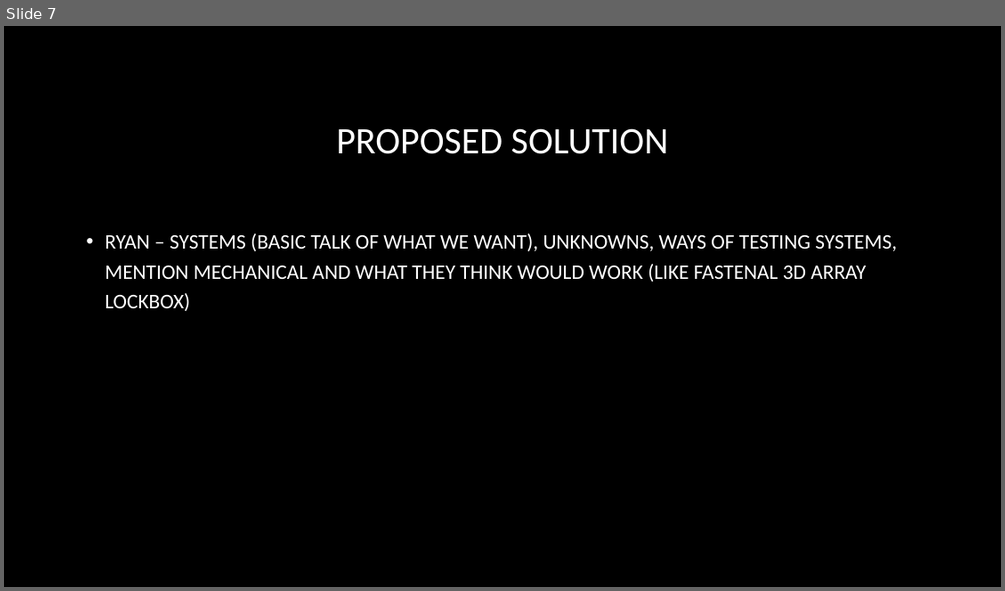
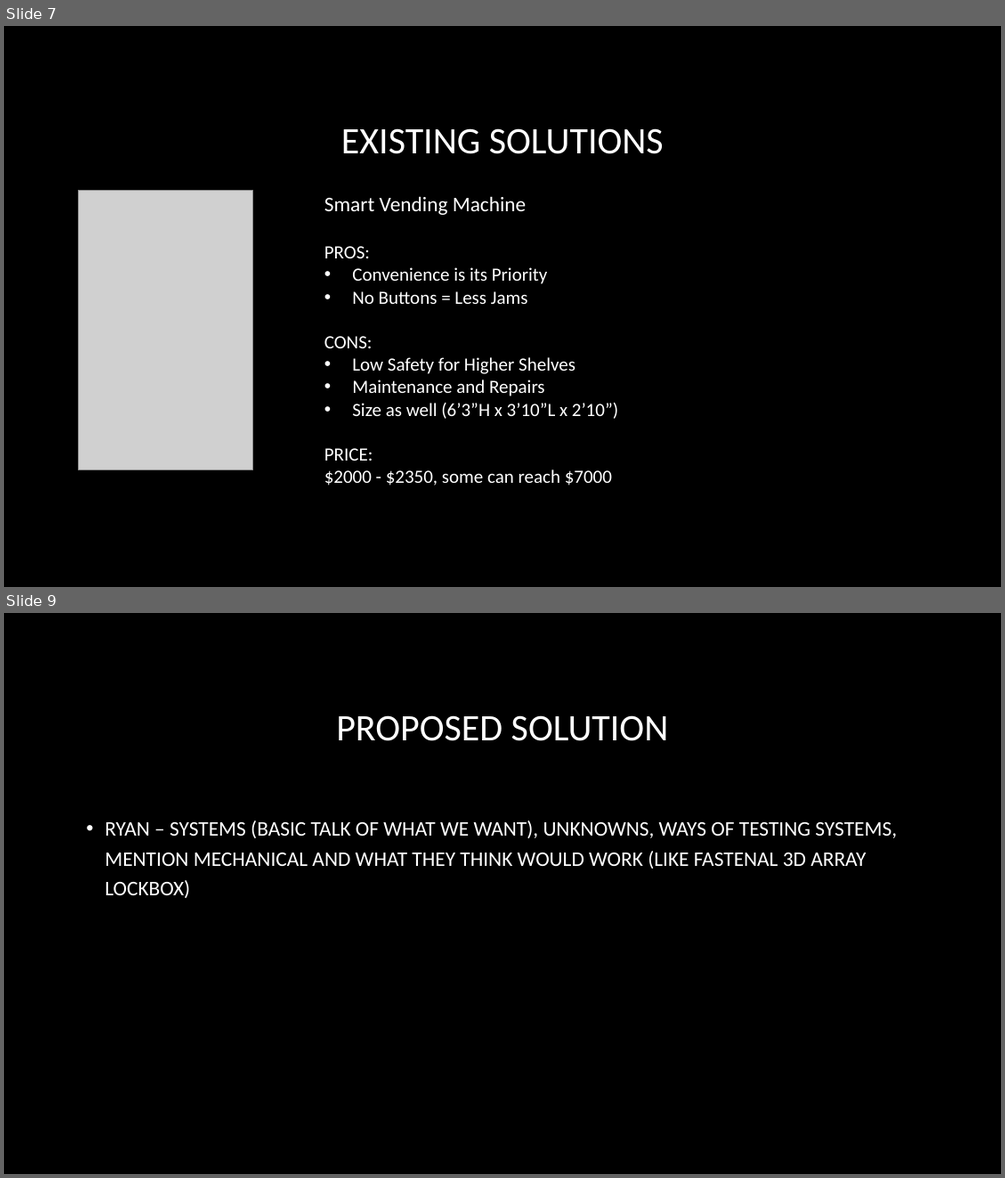
Before and after one commit to DillonSW/Capstone_Team_5, a slide deck: Reports/Team5_project_Proposal.pptx. Shown one above the other, each under a label of ours: slide 7 before the commit, slides 7 and 9 after it; the slides between them are not shown. The pictures are 1005x591 and 1005x1178 pixels, drawn with LibreOffice and Linux fonts; fonts in the diff are those of the drawing; grey boxes stand for pictures; background and template pictures are left out. Boxes give left, top, right and bottom in pixels: in the first picture for what was removed or moved away, otherwise in the second. Text is boxed around its words. In the diff, an @@ line names an element or a change of style, - is before the commit and + after.

```diff
--- a/Reports/Team5_project_Proposal.pptx
+++ b/Reports/Team5_project_Proposal.pptx
@@ slide 7 added at <box>4,26,1001,587</box>, background picture (left out) @@
@@ title added at <box>341,128,663,154</box>, 36 pt, text #FFFFFF @@
+EXISTING SOLUTIONS
@@ picture added at <box>79,190,253,469</box> @@
@@ text added at <box>324,196,618,485</box>, 18 pt, text #FFFFFF @@
+Smart Vending Machine
+PROS:
+• Convenience is its Priority
+• No Buttons = Less Jams
+CONS:
+• Low Safety for Higher Shelves
+• Maintenance and Repairs
+• Size as well (6’3”H x 3’10”L x 2’10”)
+PRICE:
+$2000 - $2350, some can reach $7000
@@ what was slide 7 is now slide 9 @@
```
Also in this commit, not shown: 2 other slides added, 1 slide removed.
